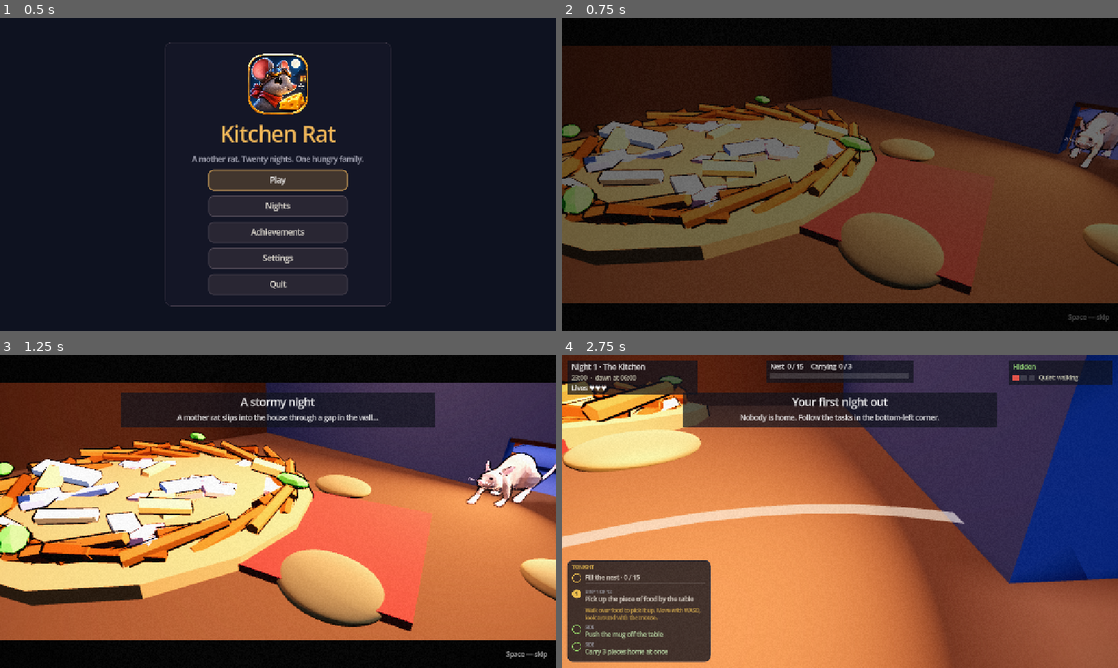
Above: before the commit, frames 1-4 (two rows, left to right).
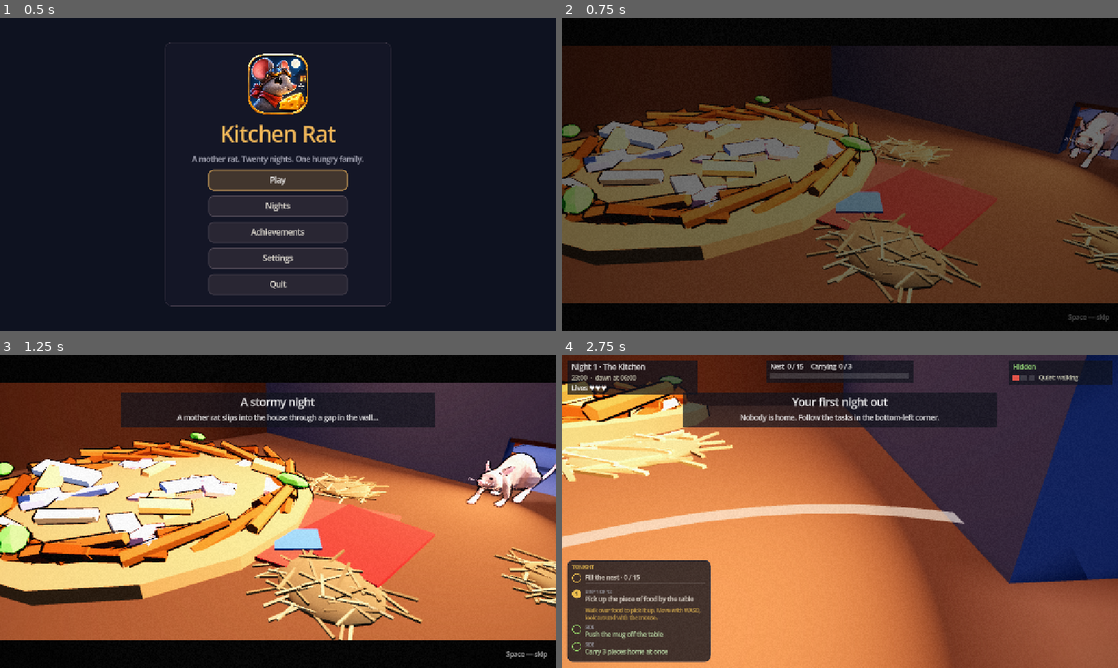
Above: after the commit, the same moments.

Repository: SergeyChere/kitchen-rat
Game: Godot game, scene res://scenes/main.tscn
The game is run twice, just before and just after one commit, with the same random seed, the same clock (stepped at 60 frames per second) and the same inputs.
Inputs (mouse positions are in pixels of both pictures, inside the frame that each line leads up to):
- Up to frame 1 (0.5 s): no input
- Up to frame 2 (0.75 s): click "Play" at 0.5 s
- Up to frame 3 (1.25 s): no input
- Up to frame 4 (2.75 s): tap Enter (ui_accept) at 1.25 s; move the mouse to (962, 495) at 1.27 s; hold D (right) 1.28-2.03 s; tap V (view) at 1.35, 2.3 s; click (962, 495) at 1.42 s; tap Space (jump) at 1.52, 2.27 s; move the mouse to (812, 511) at 2.02 s; hold W (forward) from 2.03 s (still down); tap G (drop) at 2.1 s

Frame 1 is identical in both runs. In frame 2, 3.9% of the frame differs, in the area x 42-100%, y 37-92%; in frame 3, 6.7%; in frame 4, 10%, in the area x 0-100%, y 0-73%.

Commit message:
Look pass 2: the kitchen — calm tile floor, wooden island top, deep red cloth, a ceiling, straw in the burrow
- Tile floor: cool grey-blue instead of electric ultramarine (blue floor under blue moonlight), the
  scan's stains flattened (detail contrast 0.5); kitchen walls a touch less blue
- Wood grain on the worktops, the island's butcher block and the table; the island's pale top shaded
  down (it clipped to white and the white rat vanished on it); cardboard on the box
- Tablecloth: woven fabric, deep red (the pale one washed out to pink)
- Ceiling glows faintly in its own colour instead of being a black void
- Burrow bedding: low heaps with loose straws and a patched rag (one smooth mound read as a bread roll)
- TextureLib.get_detail(name, contrast); apply_texture(..., shade)

Co-Authored-By: Claude Fable 5.2 <noreply@anthropic.com>
Claude-Session: https://claude.ai/code/session_01LGEfjFxgRKjjvXcK5grQ7w

Diff:
--- a/godot/scripts/level_builder.gd
+++ b/godot/scripts/level_builder.gd
@@ -332,13 +332,20 @@
 ## books in the bookcase stay books). `tint` (a colour for the piece from the night data) replaces the
 ## colour of those materials when given. Mapped in world space, so the grain is the same size on a big
 ## panel and on a thin leg. No texture -> no change at all.
-func apply_texture(n: Node3D, tex_name: String, tint := Color.WHITE) -> void:
+## `shade` darkens (< 1) the designed colour of the parts that take the surface: a pale top under the moon
+## came out pure white.
+func apply_texture(n: Node3D, tex_name: String, tint := Color.WHITE, shade := 1.0) -> void:
 	var det := TextureLib.get_detail(tex_name) if n != null else []
 	if det.is_empty():
 		return
 	var cache := {}
-	for mi in n.find_children("*", "MeshInstance3D", true, false):
+	var meshes := n.find_children("*", "MeshInstance3D", true, false)
+	if n is MeshInstance3D:
+		meshes.append(n)
+	for mi in meshes:
 		var m := mi as MeshInstance3D
+		if m.mesh == null:
+			continue
 		for i in m.mesh.get_surface_count():
 			var src := m.get_active_material(i) as BaseMaterial3D
 			if src == null or not _takes(tex_name, src):
@@ -347,7 +354,8 @@
 			if not cache.has(key):
 				var t := src.duplicate() as BaseMaterial3D
 				t.albedo_texture = det[0]
-				t.albedo_color = TextureLib.detail_colour(src.albedo_color if tint == Color.WHITE else tint, float(det[1]))
+				var base := src.albedo_color if tint == Color.WHITE else tint
+				t.albedo_color = TextureLib.detail_colour(Color(base.r * shade, base.g * shade, base.b * shade, base.a), float(det[1]))
 				t.uv1_triplanar = true
 				t.uv1_world_triplanar = true
 				t.uv1_triplanar_sharpness = 4.0
@@ -813,18 +821,22 @@
 	if not ResourceLoader.exists("res://assets/textures/" + floor_tex + ".png"): floor_tex = "floor_tile"
 	if not ResourceLoader.exists("res://assets/textures/" + wall_tex + ".png"): wall_tex = "wall_stripes"
 	var floor_mat := mat(Color.WHITE, floor_tex, Vector2(6, 3.75))
-	var tile := TextureLib.get_detail("ceramic_tile") if str(pal.get("floor", "")) == "tile" else []
+	var tile := TextureLib.get_detail("ceramic_tile", 0.5) if str(pal.get("floor", "")) == "tile" else []
 	if not tile.is_empty():
 		# real tile instead of the placeholder pattern (the texture pack's, or the painted one): its joints and
 		# glaze as detail over the old floor's own tone, so the night stays as dark and as blue as before.
 		# (This looked for res://assets/textures/ceramic_tile.png, which is never in the repo — it never ran.)
 		floor_mat = mat(Color.WHITE)
 		floor_mat.albedo_texture = tile[0]
-		floor_mat.albedo_color = TextureLib.detail_colour(Color(0.27, 0.29, 0.42), float(tile[1]))
+		# a cool grey-blue: the moon and its fill are blue already, and a blue floor under blue light came out
+		# electric ultramarine (measured: saturation 0.74). The stains of the scan are flattened (contrast 0.5).
+		floor_mat.albedo_color = TextureLib.detail_colour(Color(0.31, 0.32, 0.385), float(tile[1]))
 		floor_mat.uv1_scale = Vector3(6, 3.75, 1)
 		floor_mat.texture_filter = BaseMaterial3D.TEXTURE_FILTER_LINEAR_WITH_MIPMAPS_ANISOTROPIC
 		_add_normal(floor_mat, "ceramic_tile")
 	var wall_mat := mat(Color.WHITE, wall_tex)
+	if str(pal.get("floor", "")) == "tile":
+		wall_mat.albedo_color = Color(1.0, 0.95, 0.84)  # kitchens: the blue wall under blue moonlight, same story
 	var trim := mat(hex(0x7a4a2a))
 	# The room itself (floor, walls) is shaded softly: lamps and candles lay POOLS of light on it that fade out.
 	# With the toon step every pool was a hard-edged disc (a white plate on the floor under the candle). Things
@@ -837,7 +849,15 @@
 	var fl := box("Floor", Vector3(0, -0.05, 0), Vector3(9.6, 0.1, 6.0), floor_mat, root)
 	var fm := (fl as MeshInstance3D).mesh as BoxMesh
 	fm.size = Vector3(9.6, 0.1, 6.0)
-	var ceil := box("Ceiling", Vector3(0, 2.55, 0), Vector3(9.6, 0.1, 6.0), mat(hex(pal.get("ceil", 0x22263a))), root, false)
+	# the ceiling faces away from every light, so it was a pure black void over the room: it glows a little in
+	# its own colour instead (the night's bounce light), enough to close the room at the top
+	var ceil_mat := mat(hex(pal.get("ceil", 0x22263a)))
+	ceil_mat.diffuse_mode = BaseMaterial3D.DIFFUSE_LAMBERT
+	ceil_mat.rim_enabled = false
+	ceil_mat.emission_enabled = true
+	ceil_mat.emission = hex(pal.get("ceil", 0x22263a))
+	ceil_mat.emission_energy_multiplier = 0.55
+	var ceil := box("Ceiling", Vector3(0, 2.55, 0), Vector3(9.6, 0.1, 6.0), ceil_mat, root, false)
 	var cb := StaticBody3D.new()  # the rat and the camera bump into the ceiling (up on the cabinets)
 	cb.collision_layer = 1 | 4
 	cb.collision_mask = 0
@@ -996,22 +1016,30 @@
 func _furniture() -> void:
 	# levels.js kitchenFurniture: counters along the north and west walls, fridge, island, a box as a step,
 	# the table with chairs, a low shelf and a stool. Fronts face into the room.
-	furn_piece("furniture/counter_corner", 36, 36, 0.0, "counter", 72, 72)
+	# Surfaces (look pass 2): wood grain on the worktops, the island's butcher block and the table (only their
+	# wooden parts take it: the cream fronts and the blue body stay painted), cardboard on the box, a woven red
+	# cloth. The island's pale top is shaded down: under the moon it was pure white and the white rat vanished
+	# on it.
+	apply_texture(furn_piece("furniture/counter_corner", 36, 36, 0.0, "counter", 72, 72), "wood")
 	var n := 12
 	var w := (830.0 - 72.0) / n
 	for i in n:
 		var piece := furn_piece("furniture/counter_sink" if i == 6 else "furniture/counter_section", 72 + w * (i + 0.5), 36, 0.0, "counter", w, 72)
+		apply_texture(piece, "wood")
 		if i == 6 and piece:
 			_sink_water(piece)
 	for j in 4:
-		furn_piece("furniture/counter_section", 36, 72 + 60 * (j + 0.5), 90.0, "counter", 60, 72)
+		apply_texture(furn_piece("furniture/counter_section", 36, 72 + 60 * (j + 0.5), 90.0, "counter", 60, 72), "wood")
 	furn_piece("furniture/fridge", 895, 56, 0.0, "fridge", 130, 110)
 	add_zone(HumZone, "Fridge hum", W(895, 140), Vector3(1.8, 1.2, 1.2))
-	furn_piece("furniture/kitchen_island", 480, 295, 180.0, "island", 200, 90)
-	furn_piece("furniture/cardboard_box", 608, 284, 0.0, "box", 44, 44, 44)
+	apply_texture(furn_piece("furniture/kitchen_island", 480, 295, 180.0, "island", 200, 90), "wood", Color.WHITE, 0.72)
+	apply_texture(furn_piece("furniture/cardboard_box", 608, 284, 0.0, "box", 44, 44, 44), "cardboard")
 	var table := furn_piece("furniture/table_kitchen", 720, 445, 0.0, "table", 200, 130)
 	if table:
 		var cloth := table.find_child("tablecloth*", true, false) as Node3D
+		if cloth:
+			apply_texture(cloth, "fabric", Color(0.62, 0.13, 0.1))  # a deep red: the pale one washed out to pink
+		apply_texture(table, "wood")
 		var spec := {}
 		for f in night.get("furn", []):
 			if str(f.t) == "table": spec = f
@@ -1429,20 +1457,51 @@
 	straw.specular_mode = BaseMaterial3D.SPECULAR_DISABLED
 	var straw2 := straw.duplicate() as StandardMaterial3D
 	straw2.albedo_color = hex(0x8f7445)
+	# Each heap is a low mound with loose straws lying over and around it (thin sticks at every angle): seen from
+	# rat height one smooth mound read as a giant bread roll.
+	var rng := RandomNumberGenerator.new()
+	rng.seed = 7
+	var straw_mats := [straw, straw2, straw.duplicate()]
+	(straw_mats[2] as StandardMaterial3D).albedo_color = hex(0xc4a868)
+	var stick := BoxMesh.new()
+	stick.size = Vector3(1, 1, 1)
 	for mnd in [[95, 705, 0.55, 0.42], [168, 712, 0.48, 0.38], [128, 660, 0.42, 0.34], [205, 668, 0.36, 0.3]]:
 		var mound := MeshInstance3D.new()
 		mound.name = "Bedding"
 		var mm := SphereMesh.new()
 		mm.radius = 0.3
 		mm.height = 0.6
+		mm.radial_segments = 14
+		mm.rings = 6
 		mound.mesh = mm
-		mound.scale = Vector3(mnd[2], 0.1, mnd[3])
-		mound.material_override = straw if int(mnd[0]) % 2 == 1 else straw2
+		mound.scale = Vector3(mnd[2], 0.07, mnd[3])
+		mound.material_override = straw2
 		mound.cast_shadow = GeometryInstance3D.SHADOW_CASTING_SETTING_OFF
 		nest.add_child(mound)
-		mound.global_position = W(mnd[0], mnd[1], 1)
-	var cloth := box("Old cloth", W(140, 700, 1), Vector3(0.8, 0.025, 0.55), mat(Color(0.42, 0.2, 0.18)), nest)
-	cloth.rotation.y = 0.4
+		mound.global_position = W(mnd[0], mnd[1], 0.5)
+		for i in 46:
+			var a := rng.randf() * TAU
+			var r := sqrt(rng.randf()) * 1.25  # some straws spill out past the heap
+			var off := Vector3(cos(a) * r * 0.3 * float(mnd[2]), 0.0, sin(a) * r * 0.3 * float(mnd[3]))
+			var hgt := 0.021 * maxf(1.0 - r * r, 0.0) + 0.004 + rng.randf() * 0.006
+			var st := MeshInstance3D.new()
+			st.name = "Straw"
+			st.mesh = stick
+			st.material_override = straw_mats[rng.randi() % 3]
+			st.cast_shadow = GeometryInstance3D.SHADOW_CASTING_SETTING_OFF
+			nest.add_child(st)
+			st.global_position = W(mnd[0], mnd[1], 0.0) + off + Vector3.UP * hgt
+			st.rotation = Vector3(rng.randf_range(-0.22, 0.22), rng.randf() * PI, rng.randf_range(-0.08, 0.08))
+			st.scale = Vector3(rng.randf_range(0.07, 0.15), 0.005, rng.randf_range(0.005, 0.008))
+	# the old cloth: a rag in three overlapping pieces lying a little askew, with a patch sewn on
+	var rag := mat(Color(0.5, 0.22, 0.2))
+	var rag2 := mat(Color(0.42, 0.18, 0.17))
+	for cl in [[140, 700, 0.62, 0.44, 0.4, rag, 1.0], [118, 712, 0.38, 0.3, 0.75, rag2, 1.6], [160, 690, 0.3, 0.34, 0.1, rag2, 1.4]]:
+		var piece := box("Old cloth", W(cl[0], cl[1], cl[6]), Vector3(cl[2], 0.012, cl[3]), cl[5], nest, false)
+		piece.rotation.y = cl[4]
+		(piece as MeshInstance3D).cast_shadow = GeometryInstance3D.SHADOW_CASTING_SETTING_OFF
+	var patch := box("Cloth patch", W(150, 706, 2.3), Vector3(0.13, 0.006, 0.11), mat(Color(0.25, 0.38, 0.5)), nest, false)
+	patch.rotation.y = 0.9
 	for p in [[70, 715, 20, "sleep"], [105, 735, -60, "sleep"], [80, 745, 150, "idle"], [125, 705, 200, "sniff"]]:
 		var o := W(p[0], p[1], 60)
 		var hit := g.ray(o, o + Vector3.DOWN * 1.0)  # on top of the nest bedding, not inside it
--- a/godot/scripts/texture_lib.gd
+++ b/godot/scripts/texture_lib.gd
@@ -58,9 +58,11 @@
 static var _detail := {}
 
 
-static func get_detail(tex_name: String) -> Array:
-	if _detail.has(tex_name):
-		return _detail[tex_name]
+## `contrast` < 1 flattens the detail (a floor wants its joints, not every stain of the scan).
+static func get_detail(tex_name: String, contrast := 1.0) -> Array:
+	var dkey := tex_name if is_equal_approx(contrast, 1.0) else "%s@%.2f" % [tex_name, contrast]
+	if _detail.has(dkey):
+		return _detail[dkey]
 	var out := []
 	var t := get_texture(tex_name)
 	if t != null:
@@ -79,6 +81,8 @@
 					m += (c.r + c.g + c.b) / 3.0
 			m /= 1024.0
 			img.adjust_bcs(0.72 / maxf(m, 0.02), 1.0, 0.0)  # gray, mean ~0.72 (sRGB)
+			if not is_equal_approx(contrast, 1.0):
+				img.adjust_bcs(1.0, contrast, 1.0)
 			small = img.duplicate() as Image
 			small.resize(32, 32, Image.INTERPOLATE_BILINEAR)
 			var lin := 0.0
@@ -88,7 +92,7 @@
 			lin /= 1024.0
 			img.generate_mipmaps()
 			out = [ImageTexture.create_from_image(img), 1.0 / maxf(lin, 0.05)]
-	_detail[tex_name] = out
+	_detail[dkey] = out
 	return out
 
 
